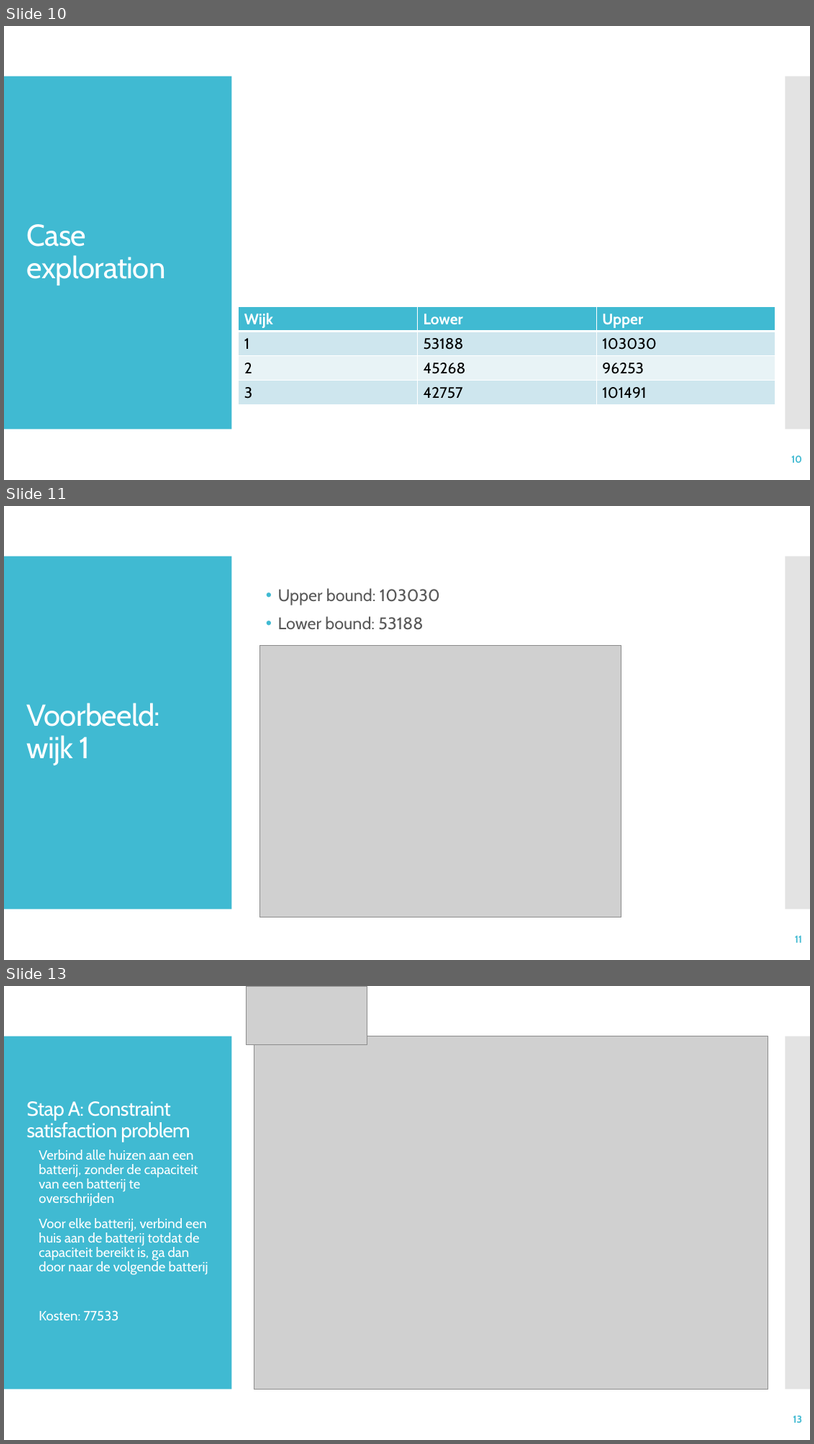
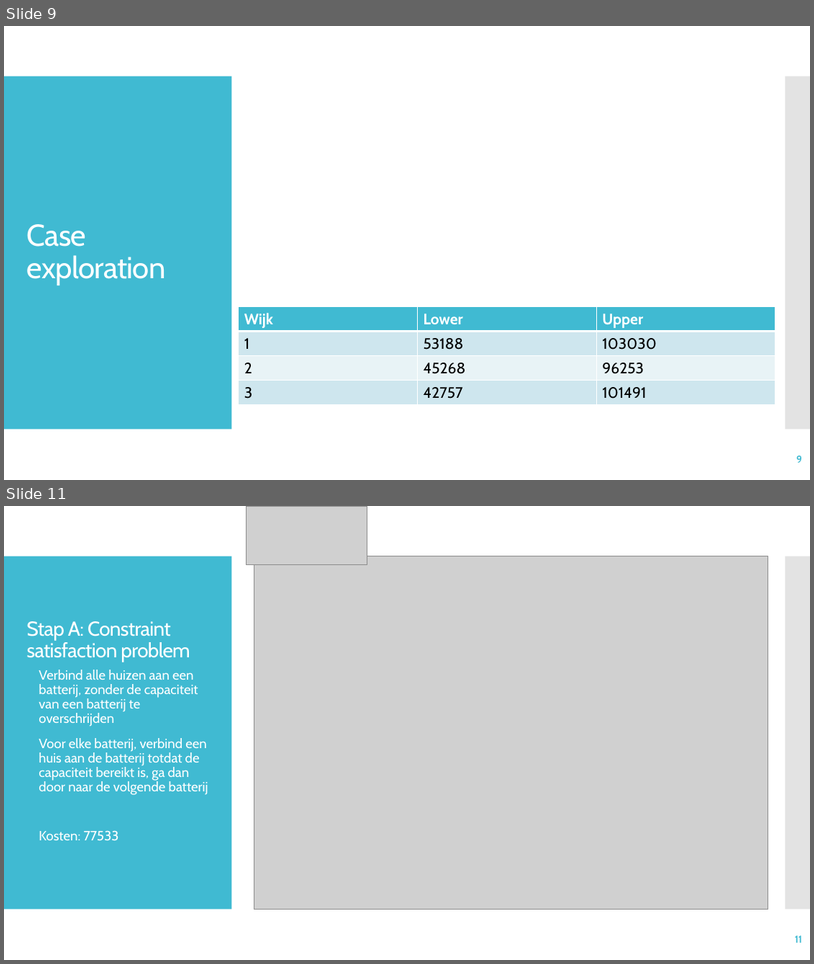
Before and after one commit to DaanMol/blauw.smartgrid, a slide deck: Presentation/powerpoints/The presentation to end all presentations.pptx. Shown one above the other, each under a label of ours: slides 10, 11 and 13 before the commit, slides 9 and 11 after it; the slides between them are not shown. The pictures are 814x1444 and 814x964 pixels, drawn with LibreOffice and Linux fonts; fonts in the diff are those of the drawing; grey boxes stand for pictures. Boxes give left, top, right and bottom in pixels: in the first picture for what was removed or moved away, otherwise in the second. Text is boxed around its words. In the diff, an @@ line names an element or a change of style, - is before the commit and + after.

```diff
--- a/Presentation/powerpoints/The presentation to end all presentations.pptx
+++ b/Presentation/powerpoints/The presentation to end all presentations.pptx
@@ slide 11 removed at [4, 506, 810, 960], background #FFFFFF; not listed: 2 template elements that a slide beside it also shows @@
@@ text removed at [278, 588, 440, 630] @@
-• Upper bound: 103030
-• Lower bound: 53188
@@ picture removed at [260, 646, 622, 917] @@
@@ title removed at [27, 703, 161, 765] @@
-Voorbeeld: wijk 1
@@ page number removed at [795, 935, 802, 942] @@
-11
@@ what was slide 10 is now slide 9 @@
@@ page number at [797, 455, 802, 462]: text changed @@
-10
+9
@@ what was slide 13 is now slide 11 @@
@@ page number at [795, 935, 802, 942]: text changed @@
-13
+11
```
Also in this commit, not shown: 6 slides changed, 2 slides added, 3 other slides removed.
